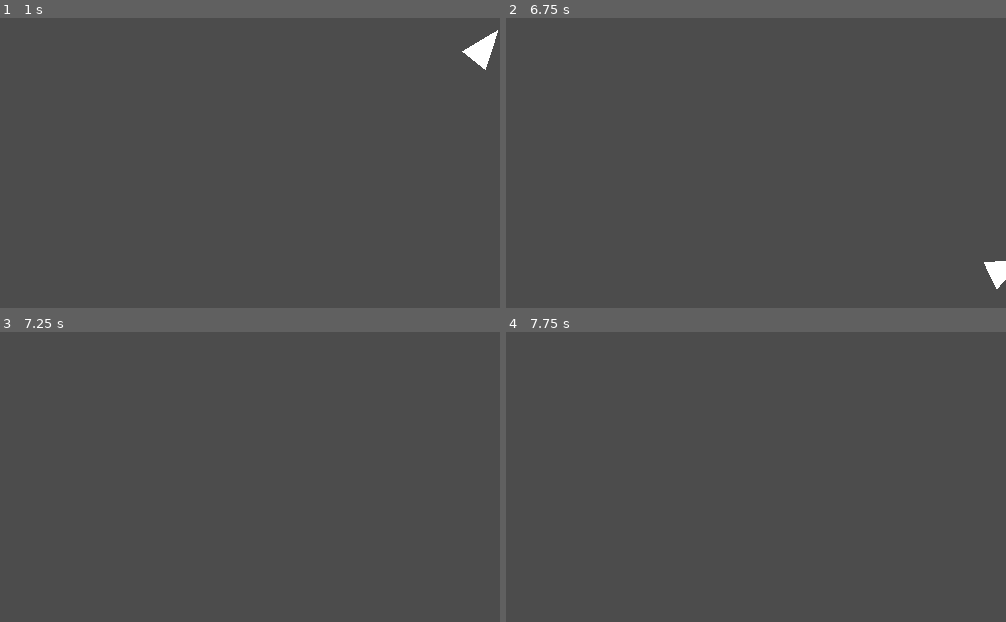
Above: before the commit, frames 1-4 (two rows, left to right).
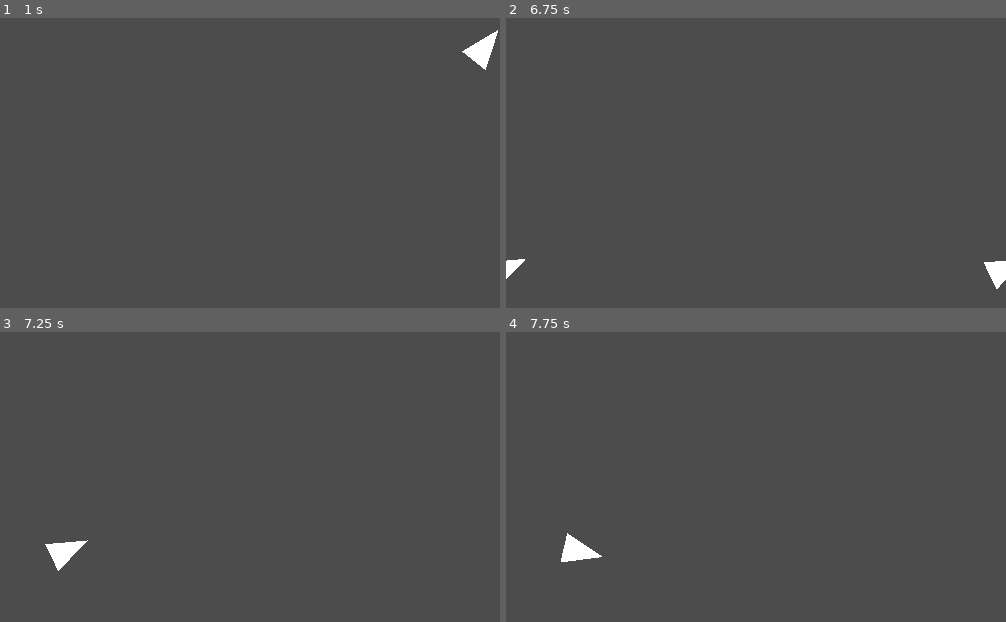
Above: after the commit, the same moments.

Repository: leddkire/godot-asteroids
Game: Godot game, scene res://Main.tscn
The game is run twice, just before and just after one commit, with the same random seed, the same clock (stepped at 60 frames per second) and the same inputs.
Inputs:
- Up to frame 1 (1 s): tap Enter at 0.5 s; hold Right (move_right) from 0.53 s (still down)
- Up to frame 2 (6.75 s): release Right (move_right) at 1.28 s; hold Down (move_down) 1.28-2.03 s; hold Right (move_right) 2.03-2.78 s; hold Up (move_up) 2.78-3.53 s; hold Left (move_left) 3.53-5.03 s; hold Down (move_down) 5.03-5.78 s; hold Right (move_right) 5.78-6.53 s; hold Up (move_up) from 6.53 s (still down)
- Up to frame 3 (7.25 s): keep holding Up (move_up)
- Up to frame 4 (7.75 s): release Up (move_up) at 7.28 s; hold Right (move_right) from 7.28 s (still down)

Frame 1 is identical in both runs. In frame 2, 0.1% of the frame differs, in the area x 0-4%, y 83-90%; in frame 3, 0.4%; in frame 4, 0.4%, in the area x 11-20%, y 69-80%.

Commit message:
Add logic for replicating the ship that mirrors its movements
- This is the base for the ship to wrap around the screen

Diff:
--- a/Main.gd
+++ b/Main.gd
@@ -1,12 +1,46 @@
  extends Node2D
 
 var shipEdgePositionController : ShipEdgePositionController
+var shipScene = preload("res://ship/ship.tscn")
 
 func _ready():
     var edges : Array = get_tree().get_nodes_in_group("edges")
     assert(edges.size() == 4)
     var ships : Array = get_tree().get_nodes_in_group("ships")
     assert(ships.size() == 1)
-    var ship = ships.front()
+    var central_ship = ships.front()
+    ships = generate_ships()
+    position_around(central_ship,ships)
     shipEdgePositionController = load("res://ShipEdgePositionController/ShipEdgePositionController.gd").new(edges)
     add_child(shipEdgePositionController)
+
+func generate_ships():
+    var ships = []
+    for i in range(4):
+        var ship = shipScene.instance()
+        ships.push_front(ship)
+    return ships
+
+func position_around(object,objects):
+    var screen_width = ProjectSettings.get_setting("display/window/size/width")
+    var screen_height = ProjectSettings.get_setting("display/window/size/height")
+    assert(objects.size() == 4)
+    var object_without_position = objects.pop_front()
+    object_without_position.position.x = object.position.x + screen_width
+    object_without_position.position.y = object.position.y
+    add_child(object_without_position)
+
+    object_without_position = objects.pop_front()
+    object_without_position.position.x = object.position.x - screen_width
+    object_without_position.position.y = object.position.y
+    add_child(object_without_position)
+
+    object_without_position = objects.pop_front()
+    object_without_position.position.x = object.position.x
+    object_without_position.position.y = object.position.y + screen_height
+    add_child(object_without_position)
+
+    object_without_position = objects.pop_front()
+    object_without_position.position.x = object.position.x
+    object_without_position.position.y = object.position.y - screen_height
+    add_child(object_without_position)
